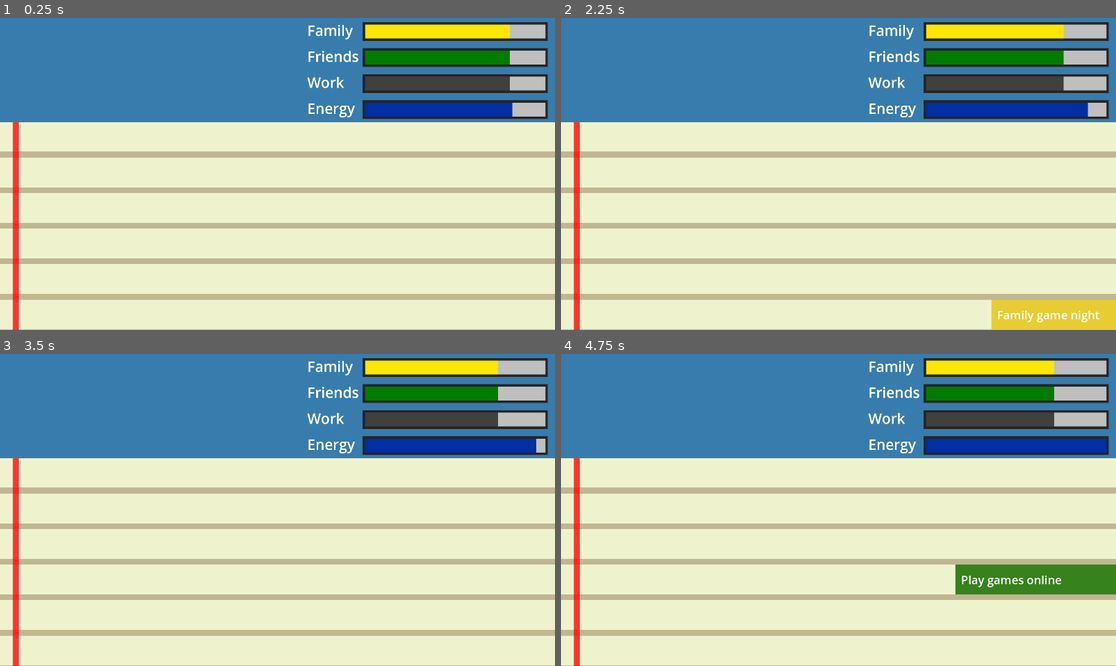
Above: before the commit, frames 1-4 (two rows, left to right).
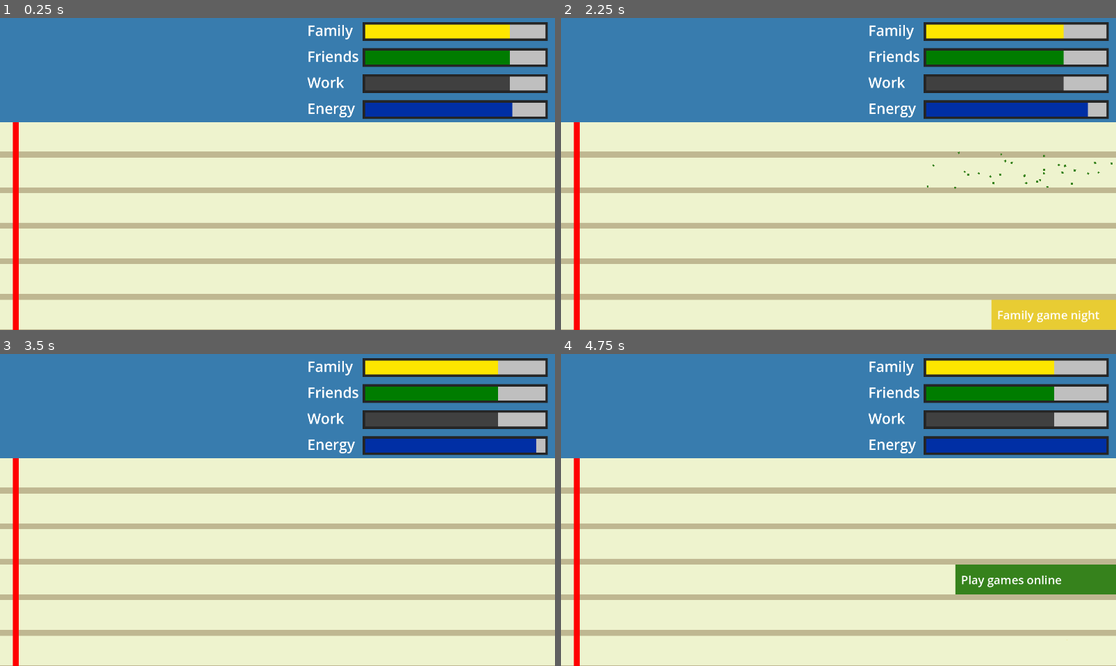
Above: after the commit, the same moments.

Repository: NOM1989/CalendarQuest
Game: Godot game, scene res://Scenes/main.tscn
Two runs of this game, one before a commit and one after it. Both use one fixed random seed, a clock stepped at 60 frames per second and the inputs below. Sound files missing from this copy of the repository are replaced by a short silence.
Inputs (mouse positions are in pixels of both pictures, inside the frame that each line leads up to):
- Up to frame 1 (0.25 s): no input
- Up to frame 2 (2.25 s): tap Enter at 0.5 s; tap Space (Spawn) at 0.6, 1.35 s; click (1010, 174) at 2 s
- Up to frame 3 (3.5 s): click (493, 650) at 2.75 s
- Up to frame 4 (4.75 s): tap Space (Spawn) at 3.5, 3.6 s; click (1110, 650) at 4.27 s

The runs differ from the first frame. In frame 1, 0.7% of the frame differs, in the area x 2-4%, y 33-100%; in frame 2, 0.8%, in the area x 2-100%, y 33-100%; in frame 3, 0.7%; in frame 4, 0.7%.

Commit message:
Added pause menu

Diff:
--- a/Scenes/event.gd
+++ b/Scenes/event.gd
@@ -42,6 +42,7 @@
 	get_parent().add_child(poof_instance)
 	$Area2D.monitorable = false
 	visible = false
+	$AudioStreamPlayer.volume_db = global.volume*0.5 - 40
 	$AudioStreamPlayer.play()
 
 
--- a/Scenes/main.gd
+++ b/Scenes/main.gd
@@ -18,7 +18,8 @@
 
 func _process(delta):
 	if Input.is_action_just_pressed("Exit"):
-		get_tree().quit()
+		$PauseMenu.show()
+		get_tree().paused = true
 	if Input.is_action_just_pressed("Spawn"):
 		spawn_event()
 
@@ -27,7 +28,7 @@
 	$Stats/energy/Bar.value = stats['energy']
 
 func _ready():
-	# Spawn lanes based on number of tracks
+	$PauseMenu.hide()
 	for i in TRACKS:
 		var new_line = LINE.instantiate()
 		$Calendar.add_child(new_line)
@@ -70,3 +71,14 @@
 		for area in areas:
 			stats[area.get_parent().type] -= 4 * multiplier
 			stats['energy'] -= multiplier
+
+
+func _on_exit_pressed():
+	get_tree().quit()
+
+
+func _on_resume_pressed():
+	global.volume = $PauseMenu/HSlider.value
+	$Sounds/BackgroundMusic.volume_db = global.volume*0.5 - 50
+	$PauseMenu.hide()
+	get_tree().paused = false
--- a/Scenes/main.tscn
+++ b/Scenes/main.tscn
@@ -10,10 +10,6 @@
 [ext_resource type="AudioStream" uid="uid://dbhurrihq47g0" path="res://Sounds/393489__sirplus__denseintenseloop16.wav" id="8_77jvf"]
 [ext_resource type="AudioStream" uid="uid://dl725ieh8fnvd" path="res://Sounds/494135__petebarry__fx_electronic_warning.wav" id="9_3x355"]
 
-[sub_resource type="Environment" id="Environment_y212t"]
-background_mode = 3
-glow_hdr_threshold = 1.5
-
 [sub_resource type="LabelSettings" id="LabelSettings_1akix"]
 font_size = 50
 
@@ -23,11 +19,17 @@
 [sub_resource type="RectangleShape2D" id="RectangleShape2D_mbc20"]
 size = Vector2(20, 720)
 
+[sub_resource type="StyleBoxFlat" id="StyleBoxFlat_fscmd"]
+bg_color = Color(0.737255, 0.737255, 0.737255, 1)
+border_width_top = 1
+border_width_bottom = 1
+corner_detail = 20
+
+[sub_resource type="LabelSettings" id="LabelSettings_obi2m"]
+font_size = 80
+
 [node name="Main" type="Node2D"]
 script = ExtResource("1_h86ou")
-
-[node name="WorldEnvironment" type="WorldEnvironment" parent="."]
-environment = SubResource("Environment_y212t")
 
 [node name="Background" type="ColorRect" parent="."]
 offset_right = 1920.0
@@ -138,6 +140,14 @@
 label_settings = SubResource("LabelSettings_1akix")
 
 [node name="Calendar" type="Node2D" parent="."]
+
+[node name="ColorRect2" type="ColorRect" parent="Calendar"]
+z_index = 1
+offset_left = 45.0
+offset_top = 360.0
+offset_right = 65.0
+offset_bottom = 1080.0
+color = Color(100, 0, 0, 1)
 
 [node name="Paper" type="ColorRect" parent="Calendar"]
 offset_top = 360.0
@@ -161,20 +171,64 @@
 position = Vector2(55, 720)
 shape = SubResource("RectangleShape2D_mbc20")
 
-[node name="ColorRect" type="ColorRect" parent="Calendar"]
-z_index = 1
-offset_left = 45.0
-offset_top = 360.0
-offset_right = 65.0
-offset_bottom = 1080.0
-color = Color(1, 0, 0, 0.776471)
-
 [node name="Timer" type="Timer" parent="Calendar"]
 wait_time = 0.05
 autostart = true
 
 [node name="Events" type="Node2D" parent="."]
 scale = Vector2(1.00107, 1)
+
+[node name="PauseMenu" type="Control" parent="."]
+process_mode = 2
+layout_mode = 3
+anchors_preset = 0
+offset_right = 40.0
+offset_bottom = 40.0
+
+[node name="Exit" type="Button" parent="PauseMenu"]
+layout_mode = 0
+offset_left = 760.0
+offset_top = 805.0
+offset_right = 1160.0
+offset_bottom = 984.0
+theme_override_font_sizes/font_size = 80
+text = "Exit"
+
+[node name="Resume" type="Button" parent="PauseMenu"]
+layout_mode = 0
+offset_left = 760.0
+offset_top = 150.0
+offset_right = 1160.0
+offset_bottom = 329.0
+theme_override_font_sizes/font_size = 80
+text = "Resume"
+
+[node name="ColorRect" type="ColorRect" parent="PauseMenu"]
+offset_left = 760.0
+offset_top = 463.0
+offset_right = 1160.0
+offset_bottom = 635.0
+color = Color(0.243137, 0.243137, 0.243137, 0.733333)
+
+[node name="HSlider" type="HSlider" parent="PauseMenu"]
+layout_mode = 0
+offset_left = 807.0
+offset_top = 564.0
+offset_right = 1004.0
+offset_bottom = 601.0
+scale = Vector2(1.5, 1.5)
+theme_override_constants/center_grabber = 1
+theme_override_styles/slider = SubResource("StyleBoxFlat_fscmd")
+value = 80.0
+
+[node name="Label" type="Label" parent="PauseMenu"]
+layout_mode = 0
+offset_left = 804.0
+offset_top = 455.0
+offset_right = 1098.0
+offset_bottom = 568.0
+text = "Volume"
+label_settings = SubResource("LabelSettings_obi2m")
 
 [node name="Sounds" type="Node" parent="."]
 
@@ -187,3 +241,5 @@
 stream = ExtResource("9_3x355")
 
 [connection signal="timeout" from="Calendar/Timer" to="." method="_on_timer_timeout"]
+[connection signal="pressed" from="PauseMenu/Exit" to="." method="_on_exit_pressed"]
+[connection signal="pressed" from="PauseMenu/Resume" to="." method="_on_resume_pressed"]
--- a/Scenes/poof.tscn
+++ b/Scenes/poof.tscn
@@ -36,6 +36,7 @@
 scale_curve = SubResource("CurveTexture_rxpir")
 
 [node name="Poof" type="GPUParticles2D"]
+emitting = false
 amount = 30
 process_material = SubResource("ParticleProcessMaterial_tg8ge")
 texture = ExtResource("1_kt6of")
--- a/global.gd
+++ b/global.gd
@@ -13,3 +13,5 @@
 }
 
 const TYPES = ['family', 'friends', 'work']
+
+var volume = 80
Not shown: 1 places in Scenes/main.tscn that only renumber resources
